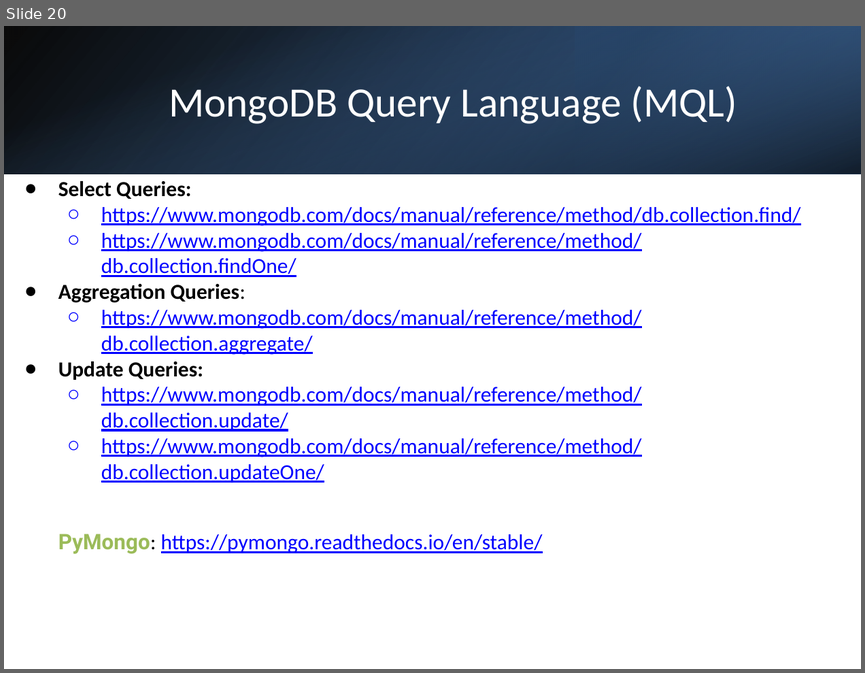
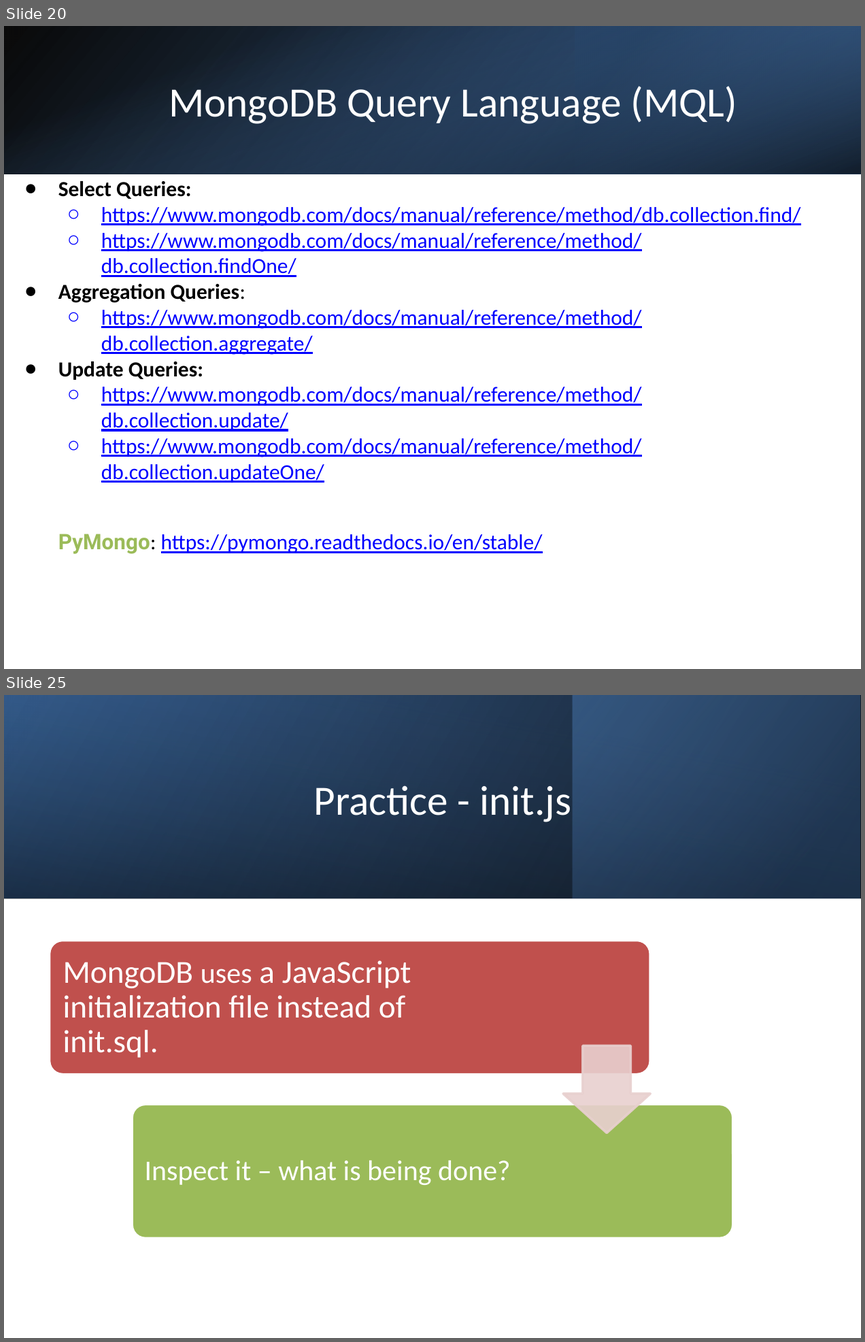
Before and after one commit to tgvp/Data-Eng, a slide deck: rsc/4-NoSQL.pptx. Shown one above the other, each under a label of ours: slide 20 before the commit, slides 20 and 25 after it; the slides between them are not shown. The pictures are 865x673 and 865x1342 pixels, drawn with LibreOffice and Linux fonts; fonts in the diff are those of the drawing. Boxes give left, top, right and bottom in pixels: in the first picture for what was removed or moved away, otherwise in the second. Text is boxed around its words. In the diff, an @@ line names an element or a change of style, - is before the commit and + after.

```diff
--- a/rsc/4-NoSQL.pptx
+++ b/rsc/4-NoSQL.pptx
@@ slide 25 added at [4,695,861,1338], background #FFFFFF @@
@@ rectangle added at [4,695,861,898], fill gradient #000000 to #376092 @@
@@ rectangle added at [4,696,860,898], fill gradient #376092 to #000000 @@
@@ rectangle added at [572,695,860,898], fill gradient #254061 to #4F81BD @@
@@ title added at [313,785,571,822], 35 pt, text #FFFFFF @@
+Practice - init.js
@@ group added at [50,940,732,1238]: 2 rounded rectangles, 2 texts, 1 down arrow @@
+MongoDB uses a JavaScript initialization file instead of init.sql.
+Inspect it – what is being done?
```
Also in this commit, not shown: 13 other slides added.
